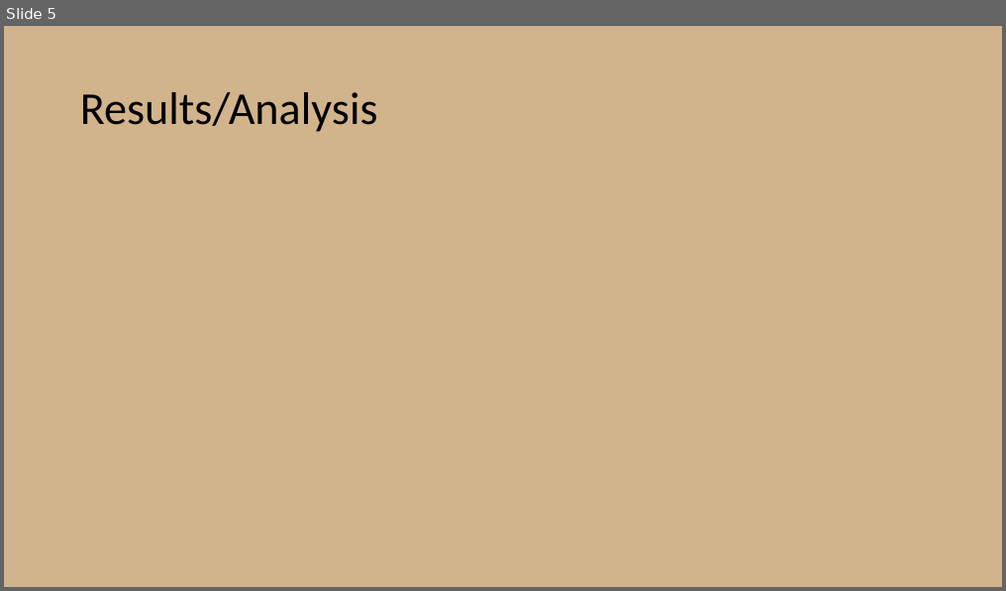
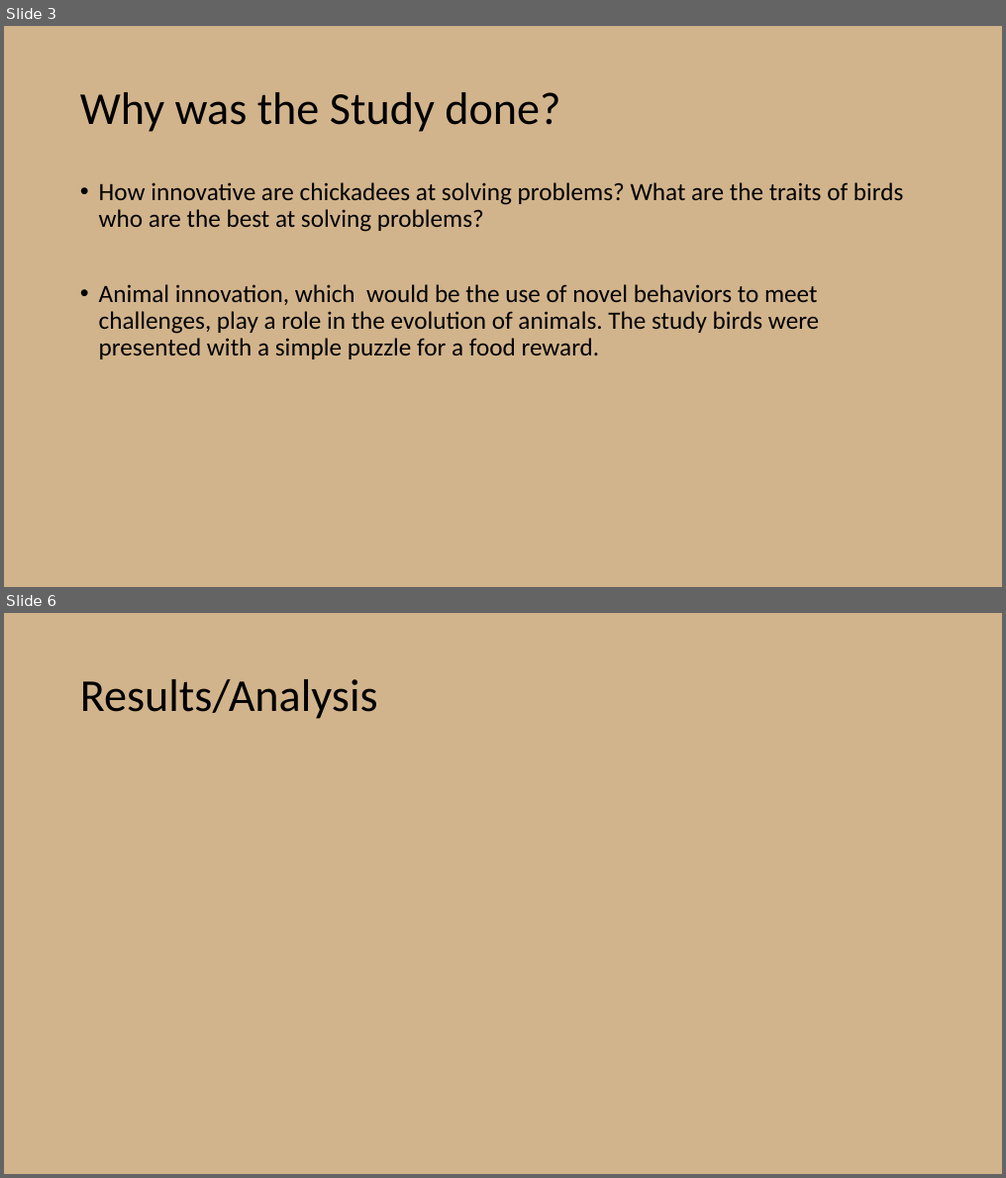
Before and after one commit to chanks06/chickadees, a slide deck: Presentation2.pptx. Shown one above the other, each under a label of ours: slide 5 before the commit, slides 3 and 6 after it; the slides between them are not shown. The pictures are 1006x591 and 1006x1178 pixels, drawn with LibreOffice and Linux fonts; fonts in the diff are those of the drawing. Boxes give left, top, right and bottom in pixels: in the first picture for what was removed or moved away, otherwise in the second. Text is boxed around its words. In the diff, an @@ line names an element or a change of style, - is before the commit and + after.

```diff
--- a/Presentation2.pptx
+++ b/Presentation2.pptx
@@ slide 3 added at [4, 26, 1002, 587], background #D2B48C @@
@@ title added at [80, 92, 560, 132], 44 pt, text #000000 @@
+Why was the Study done?
@@ text added at [99, 182, 903, 360], 24 pt, text #000000 @@
+• How innovative are chickadees at solving problems? What are the traits of birds who are the best at solving problems?
+• Animal innovation, which would be the use of novel behaviors to meet challenges, play a role in the evolution of animals. The study birds were presented with a simple puzzle for a food reward.
@@ what was slide 5 is now slide 6 @@
```
Also in this commit, not shown: 3 slides changed, 2 other files.
